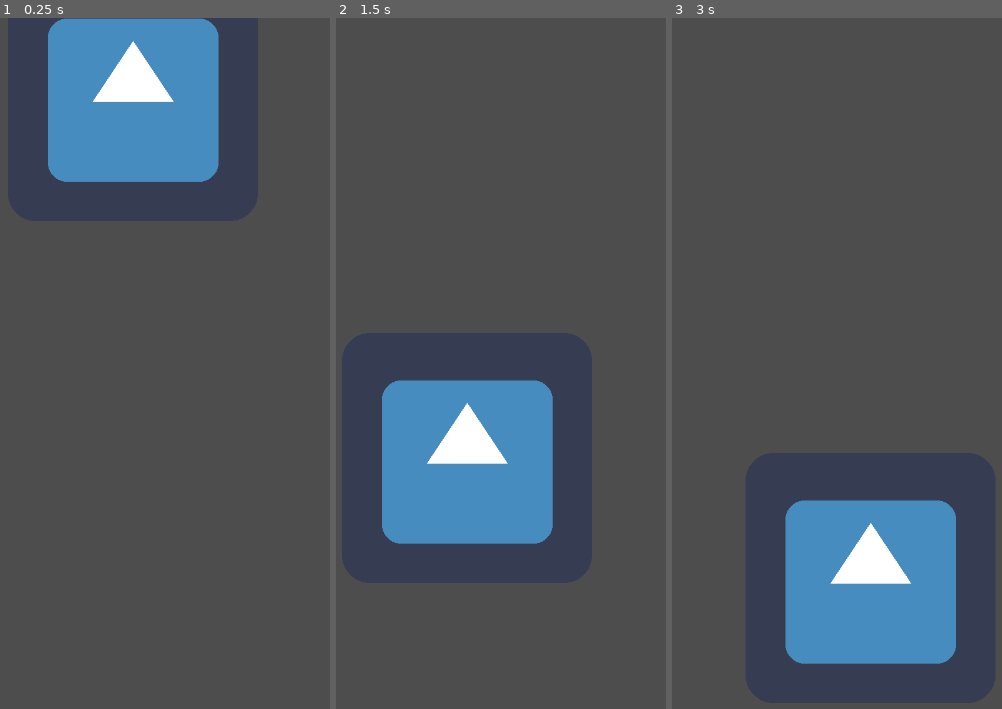
Above: before the commit, frames 1-3 (left to right).
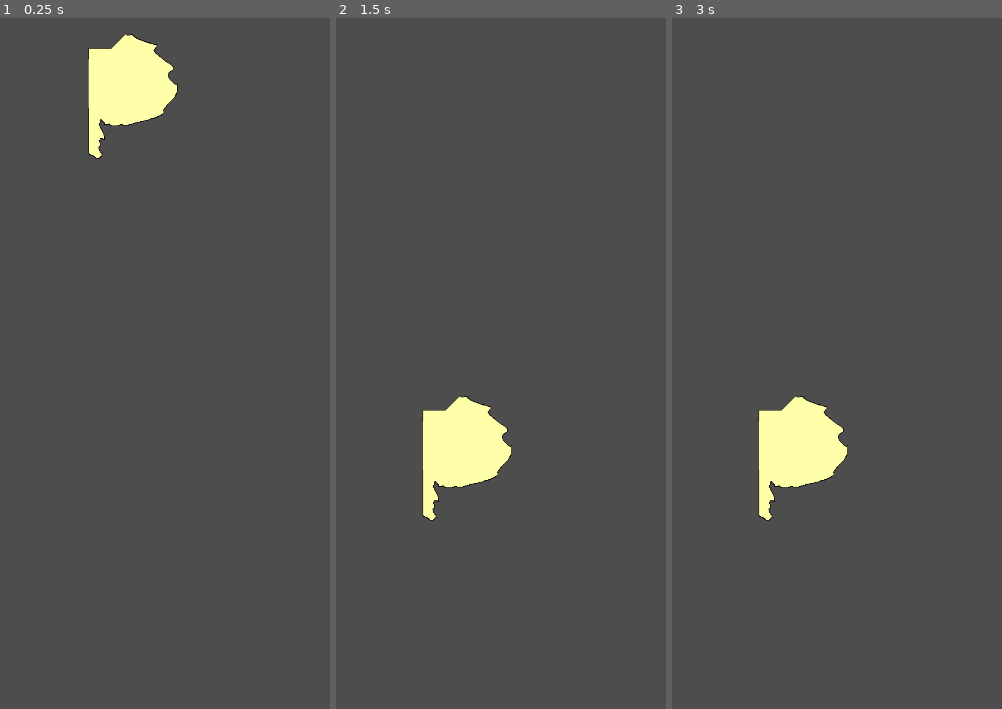
Above: after the commit, the same moments.

Repository: TheMaxcraft1/Argentina_Y_Sus_Provincias
Game: Godot game, scene res://provincia.tscn
Same seed, same stepped clock (60 frames per second), same inputs: the game is played once before the commit and once after it. The engine's default icon, where the game draws it, is replaced by a stand-in: a white triangle on a blue panel in a dark square.
Inputs (mouse positions are in pixels of both pictures, inside the frame that each line leads up to):
- Up to frame 1 (0.25 s): no input
- Up to frame 2 (1.5 s): tap Enter at 0.5 s; move the mouse to (468, 94) at 0.52 s; press the mouse at (468, 94) at 0.53 s; tap Space at 1.25 s; move the mouse to (468, 460) at 1.27 s; release the mouse at (468, 460) at 1.28 s; click (468, 460) at 1.35 s
- Up to frame 3 (3 s): tap Enter at 2 s; move the mouse to (939, 239) at 2.02 s; press the mouse at (939, 239) at 2.03 s; tap Space at 2.75 s; move the mouse to (870, 577) at 2.77 s; release the mouse at (870, 577) at 2.78 s; click (870, 577) at 2.85 s

The runs differ from the first frame. In frame 1, 12% of the frame differs, in the area x 14-67%, y 0-24%; in frame 2, 12%; in frame 3, 15%, in the area x 26-87%, y 54-94%.

Commit message:
Province sprites added

Diff:
--- a/provincia.tscn
+++ b/provincia.tscn
@@ -1,12 +1,12 @@
 [gd_scene load_steps=3 format=3 uid="uid://bgupw30j32r5n"]
 
 [ext_resource type="Script" path="res://Provincia.gd" id="1_o3auk"]
-[ext_resource type="Texture2D" uid="uid://cjudqwmp4oiru" path="res://Textures/Godot_Texture.png" id="3_nsdkx"]
+[ext_resource type="Texture2D" uid="uid://ephux31o2dwp" path="res://Textures/BuenosAires.png" id="2_xkr10"]
 
 [node name="Provincia" type="Area2D"]
 position = Vector2(219, 125)
 script = ExtResource("1_o3auk")
-sprite = ExtResource("3_nsdkx")
+sprite = ExtResource("2_xkr10")
 
 [node name="Sprite2D" type="Sprite2D" parent="."]
 
Binary file added: Textures/BuenosAires.png
Not shown, added: Textures/BuenosAires.png.import
Binary file added: Textures/Catamarca.png
Not shown, added: Textures/Catamarca.png.import
Binary file added: Textures/Chaco.png
Not shown, added: Textures/Chaco.png.import
Binary file added: Textures/Chubut.png
Not shown, added: Textures/Chubut.png.import
Binary file added: Textures/Cordoba.png
Not shown, added: Textures/Cordoba.png.import
Binary file added: Textures/Corrientes.png
Not shown, added: Textures/Corrientes.png.import
(and 34 more such lines)
